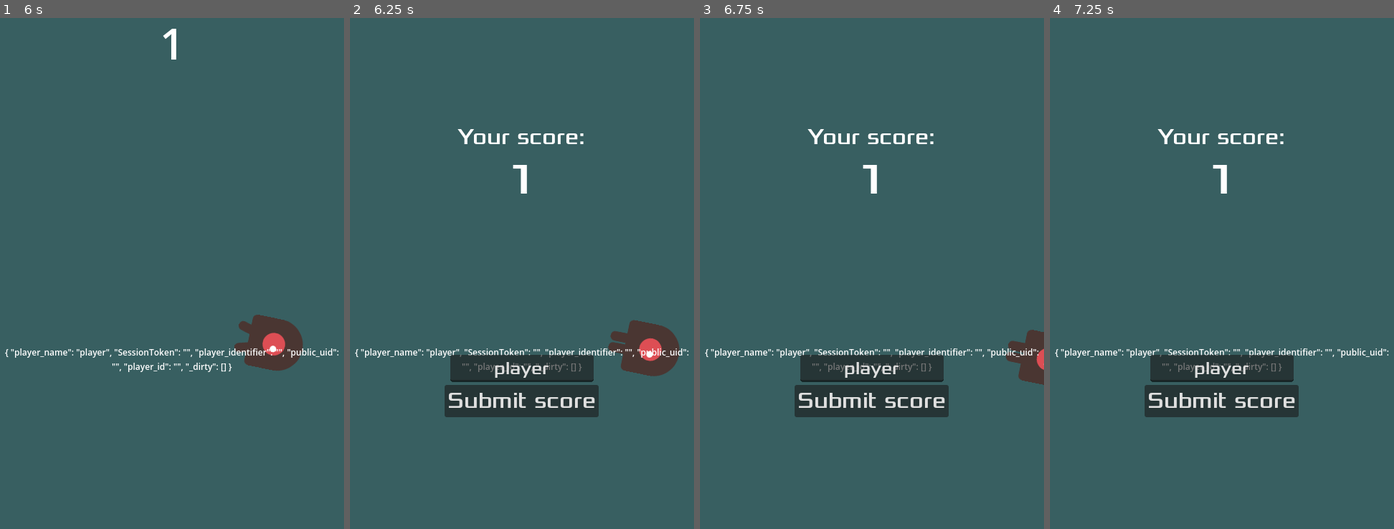
Above: before the commit, frames 1-4 (left to right).
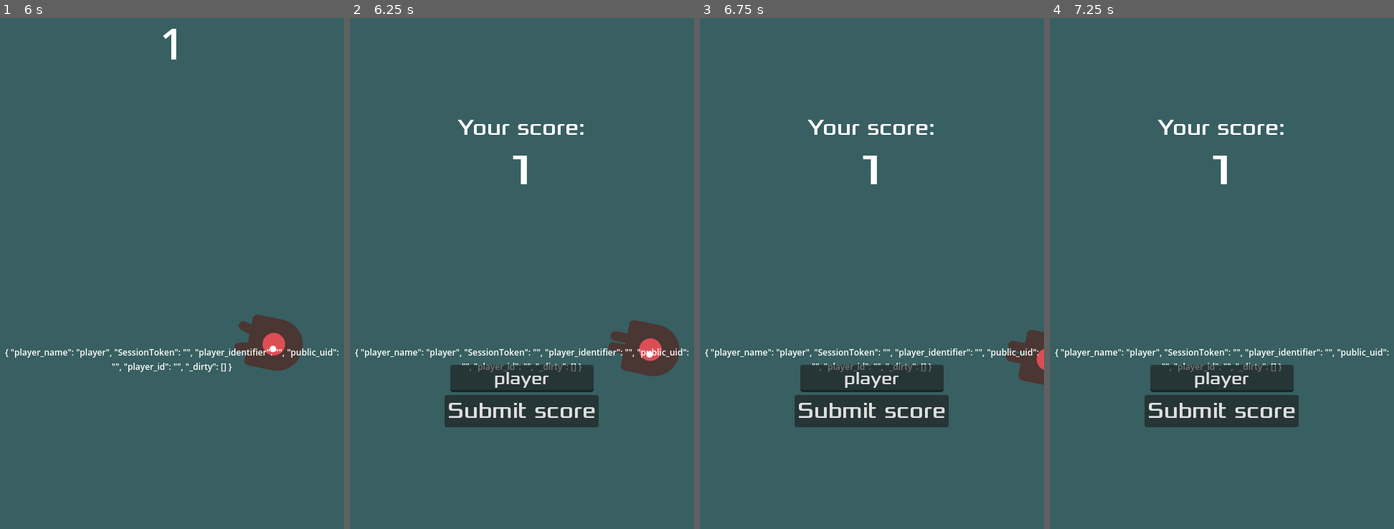
Above: after the commit, the same moments.

Repository: Infini-Creation/Dodge-The-Creeps-LootLocker-Leaderboard-Demo
Game: Godot game, scene res://Main.tscn
Same seed, same stepped clock (60 frames per second), same inputs: the game is played once before the commit and once after it.
Inputs:
- Up to frame 1 (6 s): click "Start" at 0.5 s; tap Enter at 1.25 s; hold D (move_right) 1.28-2.03 s; hold S (move_down) 2.03-2.78 s; hold D (move_right) 2.78-3.53 s; hold W (move_up) 3.53-4.28 s; hold A (move_left) 4.28-5.78 s; hold S (move_down) from 5.78 s (still down)
- Up to frame 2 (6.25 s): keep holding S (move_down)
- Up to frame 3 (6.75 s): release S (move_down) at 6.53 s; hold D (move_right) from 6.53 s (still down)
- Up to frame 4 (7.25 s): keep holding D (move_right)

Frame 1 is identical in both runs. In frame 2, 4.1% of the frame differs, in the area x 27-73%, y 19-81%; in frame 3, 4.1%; in frame 4, 4.1%.
Error before the commit: Invalid assignment of property or key 'text' with value of type 'String' on a base object of type 'null instance'. (res://submitScore.gd:11)

Commit message:
Update submitScore.tscn

Diff:
--- a/dodge_the_creeps/submitScore.tscn
+++ b/dodge_the_creeps/submitScore.tscn
@@ -47,6 +47,12 @@
 custom_minimum_size = Vector2(0, 200)
 layout_mode = 2
 
+[node name="playerUID" type="Label" parent="VBoxContainer"]
+layout_mode = 2
+size_flags_horizontal = 4
+horizontal_alignment = 1
+vertical_alignment = 1
+
 [node name="LineEdit" type="LineEdit" parent="VBoxContainer"]
 custom_minimum_size = Vector2(200, 0)
 layout_mode = 2
